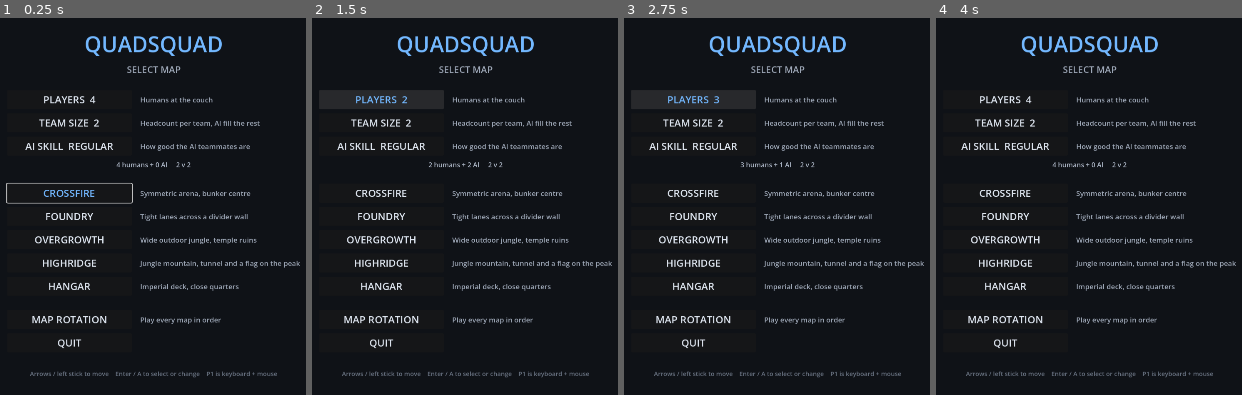
Above: before the commit, frames 1-4 (left to right).
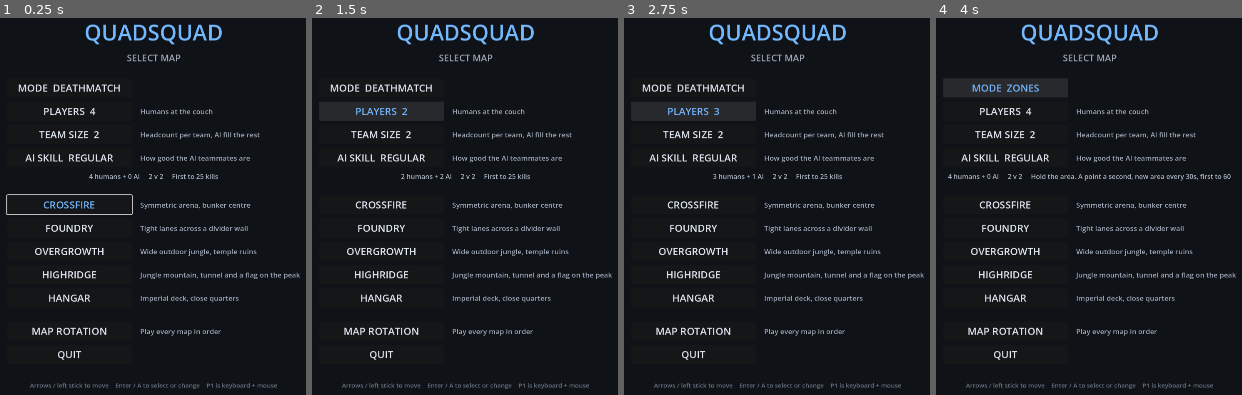
Above: after the commit, the same moments.

Repository: jstucor/quadsquad
Game: Godot game, scene res://scenes/menu.tscn
The game is run twice, just before and just after one commit, with the same random seed, the same clock (stepped at 60 frames per second) and the same inputs.
Inputs (mouse positions are in pixels of both pictures, inside the frame that each line leads up to):
- Up to frame 1 (0.25 s): no input
- Up to frame 2 (1.5 s): click "PLAYERS 4" at 0.5 s; click "PLAYERS 1" at 1.25 s
- Up to frame 3 (2.75 s): click "PLAYERS 2" at 2 s
- Up to frame 4 (4 s): click "PLAYERS 3" at 2.75 s; click (1006, 89) at 3.5 s, where only the run after the commit has a clickable "MODE DEATHMATCH"

The runs differ from the first frame. In frame 1, 13% of the frame differs, in the area x 1-99%, y 1-99%; in frame 2, 13%; in frame 3, 13%; in frame 4, 14%, in the area x 2-99%, y 1-99%.

Commit message:
Add the ZONES game mode
A marked area somewhere on the map pays the team with the most bodies inside it
one point per second. It relocates every 30s, and the first team to 60 seconds
of control wins. Picked on the menu alongside deathmatch, which keeps scoring
on kills; both funnel through GameState._award with a per-mode score limit, so
a kill in ZONES is a means to an end rather than the end itself.

A tie inside — including an empty area — pays nobody, so ground only earns
while a team actually holds it. Everything in GameState.combatants counts, so
bought squads, team AI and placed turrets all help hold it, and the AI now push
for the active area instead of the map centre.

Placement works on every map: candidate points come from the arena's own
extents where it has them and from the spread of the spawn markers where it
doesn't (the hand-authored hangar), with the ground found by raycast so the
area sits on terrain and decking alike, at least 18 m from where it just was.

That raycast is why the whole thing ticks on the physics frame rather than
_ready: during _ready the level's colliders are not in the physics world yet,
so the first area silently landed on the (0,0,0) fallback every match.

Measured: one player alone in the area scores 4 in 4 seconds, a 1v1 inside
scores nothing for either side, relocation lands 65 m away, and the match ends
at 60 with match_over set.

Co-Authored-By: Claude Opus 4.8 <noreply@anthropic.com>

Diff:
--- /dev/null
+++ b/godot/scenes/fx/zone.tscn
@@ -0,0 +1,6 @@
+[gd_scene load_steps=2 format=3]
+
+[ext_resource type="Script" path="res://scripts/zone.gd" id="1_zone"]
+
+[node name="Zone" type="Node3D"]
+script = ExtResource("1_zone")
--- a/godot/scripts/bot.gd
+++ b/godot/scripts/bot.gd
@@ -282,11 +282,18 @@
 	_roam_left -= delta
 	if _roam_left <= 0.0:
 		_roam_left = ROAM_REPICK
-		# Somewhere around the middle, so a squad spreads out instead of all
-		# walking the same line.
+		# Head for the capture area when the mode has one, otherwise the middle
+		# of the map. Spread around it, so a squad holds ground instead of all
+		# standing on the same spot.
+		var focus := GameState.zone_point if GameState.zone_active else Vector3.ZERO
+		var spread := ROAM_SPREAD * (0.35 if GameState.zone_active else 1.0)
 		var angle := randf() * TAU
-		var reach := sqrt(randf()) * ROAM_SPREAD
-		_roam_target = Vector3(cos(angle) * reach, 0.0, sin(angle) * reach)
+		var reach := sqrt(randf()) * spread
+		_roam_target = focus + Vector3(cos(angle) * reach, 0.0, sin(angle) * reach)
+	# A zone that moved mid-wander should pull the squad straight away.
+	if GameState.zone_active and Vector2(_roam_target.x - GameState.zone_point.x,
+			_roam_target.z - GameState.zone_point.z).length() > ROAM_SPREAD:
+		_roam_left = 0.0
 	return _roam_target
 
 
--- a/godot/scripts/game_state.gd
+++ b/godot/scripts/game_state.gd
@@ -11,10 +11,21 @@
 ## and nobody can move or shoot until `match_live` is true.
 signal match_countdown(seconds: int)
 signal match_began()
+signal zone_moved(point: Vector3)     # the capture area relocated
+signal zone_state(holder: int, contested: bool, seconds_left: int)
 
 enum Team { REPUBLIC, CIS }
-
-const SCORE_LIMIT := 25  # frags for a team to win
+## DEATHMATCH scores on kills; ZONES scores a point per second for whichever
+## team has the most bodies inside the roaming capture area.
+enum Mode { DEATHMATCH, ZONES }
+const MODE_NAMES := {Mode.DEATHMATCH: "DEATHMATCH", Mode.ZONES: "ZONES"}
+const MODE_BLURBS := {
+	Mode.DEATHMATCH: "First to %d kills",
+	Mode.ZONES: "Hold the area. A point a second, new area every %ds, first to %d",
+}
+
+# What each mode plays to: kills, or seconds of control.
+const SCORE_LIMITS := {Mode.DEATHMATCH: 25, Mode.ZONES: 60}
 
 # A respawn must never land on a living body: two overlapping capsules push each
 # other apart every physics frame and ride that ejection out of the map, which
@@ -59,6 +70,12 @@
 ## for whoever loads fastest.
 var match_live := false
 
+var mode := Mode.DEATHMATCH
+## Where the capture area currently is, and whether there is one at all. Bots
+## read these to decide where to push in ZONES.
+var zone_point := Vector3.ZERO
+var zone_active := false
+
 var human_players := 4
 var team_size := 2
 var ai_skill := 1
@@ -102,10 +119,15 @@
 	_register_kb_actions()
 
 
+func score_limit() -> int:
+	return SCORE_LIMITS[mode]
+
+
 func reset_match() -> void:
 	scores = {Team.REPUBLIC: 0, Team.CIS: 0}
 	match_over = false
 	match_live = false
+	zone_active = false
 	_spawns.clear()
 	combatants.clear()
 
@@ -182,13 +204,25 @@
 	return best
 
 
-## Credit a kill to the attacker's team; ends the match at SCORE_LIMIT.
+## Credit a kill. Only DEATHMATCH scores for it — in ZONES a kill is a means to
+## an end, not the end itself.
 func add_frag(team: int) -> void:
+	if mode == Mode.DEATHMATCH:
+		_award(team)
+
+
+## A second of holding the capture area.
+func add_zone_tick(team: int) -> void:
+	if mode == Mode.ZONES:
+		_award(team)
+
+
+func _award(team: int) -> void:
 	if match_over:
 		return
 	scores[team] += 1
 	score_changed.emit(team, scores[team])
-	if scores[team] >= SCORE_LIMIT:
+	if scores[team] >= score_limit():
 		match_over = true
 		match_won.emit(team)
 
--- a/godot/scripts/main.gd
+++ b/godot/scripts/main.gd
@@ -8,6 +8,7 @@
 
 const PLAYER_SCENE := preload("res://scenes/actors/player.tscn")
 const BOT_SCENE := preload("res://scenes/actors/bot.tscn")
+const ZONE_SCENE := preload("res://scenes/fx/zone.tscn")
 const MENU_SCENE := "res://scenes/menu.tscn"
 const AI_RESPAWN_DELAY := 4.0  # team AI come back, unlike a player's bought squad
 const MATCH_START_COUNTDOWN := 3  # seconds of GET READY once everyone has deployed
@@ -39,6 +40,7 @@
 var _score_labels: Array[Label] = []
 var _victory_banners: Array[Label] = []
 var _countdown_labels: Array[Label] = []
+var _zone_labels: Array[Label] = []
 var _deployed := {}          # players who have finished their loadout at least once
 var _countdown_running := false
 
@@ -86,7 +88,13 @@
 		player.begin_deploy()  # after the HUD exists, so it sees the select screen
 
 	_fill_teams_with_ai()
+	if GameState.mode == GameState.Mode.ZONES:
+		var zone := ZONE_SCENE.instantiate()
+		zone.setup(level)
+		level.add_child(zone)  # placed after the map, so its ground rays hit
 	GameState.match_countdown.connect(_show_countdown)
+	GameState.zone_state.connect(_refresh_zone)
+	GameState.zone_moved.connect(_announce_zone_move)
 	GameState.score_changed.connect(_refresh_scores)
 	GameState.match_won.connect(_show_victory)
 	GameState.match_won.connect(_on_match_won)
@@ -186,6 +194,8 @@
 	hud.add_child(_build_buy_screen(player, color))
 	_add_victory_banner(hud)
 	_add_countdown(hud)
+	if GameState.mode == GameState.Mode.ZONES:
+		_add_zone_readout(hud)
 	return hud
 
 
@@ -332,6 +342,35 @@
 func _hide_countdown() -> void:
 	for label in _countdown_labels:
 		label.visible = false
+
+
+## Who holds the capture area and how long until it moves. One connection to
+## the autoload, fanned out to every viewport (see _add_scoreboard).
+func _add_zone_readout(hud: Control) -> void:
+	var label := _full_rect_label("", 17, Color(0.9, 0.92, 0.96))
+	label.offset_top = 34.0
+	hud.add_child(label)
+	_zone_labels.append(label)
+
+
+func _refresh_zone(holder: int, contested: bool, seconds_left: int) -> void:
+	var state := "ZONE NEUTRAL"
+	var tint := Color(0.85, 0.87, 0.92)
+	if contested:
+		state = "ZONE CONTESTED"
+		tint = Color(1.0, 0.95, 0.6)
+	elif holder != -1:
+		state = "%s HOLDS THE ZONE" % GameState.TEAM_NAMES[holder]
+		tint = GameState.TEAM_COLORS[holder]
+	for label in _zone_labels:
+		label.text = "%s     moves in %ds" % [state, seconds_left]
+		label.add_theme_color_override("font_color", tint)
+
+
+func _announce_zone_move(_point: Vector3) -> void:
+	for label in _zone_labels:
+		label.text = "NEW ZONE"
+		label.add_theme_color_override("font_color", Color(1.0, 0.85, 0.4))
 
 
 ## Hidden until a team wins, then shown in every viewport by _show_victory.
--- a/godot/scripts/menu.gd
+++ b/godot/scripts/menu.gd
@@ -73,19 +73,24 @@
 func _build_setup_rows(column: VBoxContainer) -> void:
 	var summary := _label("", 16, Color(0.68, 0.72, 0.78))
 
+	var mode_button := _row(column, "", "")
 	var players_button := _row(column, "", "Humans at the couch")
 	var size_button := _row(column, "", "Headcount per team, AI fill the rest")
 	var skill_button := _row(column, "", "How good the AI teammates are")
 
 	var refresh := func() -> void:
+		mode_button.text = "MODE  %s" % GameState.MODE_NAMES[GameState.mode]
 		players_button.text = "PLAYERS  %d" % GameState.human_players
 		size_button.text = "TEAM SIZE  %d" % GameState.team_size
 		skill_button.text = "AI SKILL  %s" % Loadout.SQUAD_SKILLS[GameState.ai_skill]["name"]
 		var ai_total: int = GameState.ai_needed(GameState.Team.REPUBLIC) \
 			+ GameState.ai_needed(GameState.Team.CIS)
-		summary.text = "%d human%s + %d AI     %d v %d" % [
+		summary.text = "%d human%s + %d AI     %d v %d     %s" % [
 			GameState.human_players, "" if GameState.human_players == 1 else "s",
-			ai_total, GameState.team_size, GameState.team_size]
+			ai_total, GameState.team_size, GameState.team_size,
+			GameState.MODE_BLURBS[GameState.mode] % (
+				[GameState.score_limit()] if GameState.mode == GameState.Mode.DEATHMATCH
+				else [30, GameState.score_limit()])]
 
 	players_button.pressed.connect(func() -> void:
 		GameState.human_players = wrapi(GameState.human_players + 1,
@@ -98,6 +103,9 @@
 		var floor_size: int = maxi(GameState.humans_on_team(GameState.Team.REPUBLIC), 1)
 		GameState.team_size = wrapi(GameState.team_size + 1,
 			floor_size, GameState.MAX_TEAM_SIZE + 1)
+		refresh.call())
+	mode_button.pressed.connect(func() -> void:
+		GameState.mode = wrapi(GameState.mode + 1, 0, GameState.MODE_NAMES.size())
 		refresh.call())
 	skill_button.pressed.connect(func() -> void:
 		GameState.ai_skill = wrapi(GameState.ai_skill + 1, 0, Loadout.SQUAD_SKILLS.size())
--- /dev/null
+++ b/godot/scripts/zone.gd
@@ -0,0 +1,197 @@
+extends Node3D
+## The capture area for the ZONES mode: a marked circle somewhere on the map.
+## Every second, whichever team has more bodies standing in it takes a point,
+## and every RELOCATE_EVERY seconds it picks a new spot. First team to
+## GameState.score_limit() seconds of control wins.
+##
+## "Bodies" means combatants, so bought squads, team AI and placed turrets all
+## count toward holding it — a lone player with three squadmates really can take
+## an area off two opponents.
+##
+## Placement works on every map, including the hand-authored hangar: candidate
+## points come from the arena's own extents when it has them and from the spread
+## of the spawn markers when it doesn't, and the ground height is found by
+## raycasting down, so it sits on terrain and hangar decking alike.
+
+const RADIUS := 7.5
+const RELOCATE_EVERY := 30.0
+const TICK := 1.0
+const HEIGHT := 9.0        # a tall column, so a hill or a crate doesn't drop you out
+const MIN_MOVE := 18.0     # a new area has to be a real walk from the old one
+const EDGE_INSET := 10.0   # keep the area off the boundary walls
+
+var _level: Node3D
+var _tick_left := TICK
+var _move_left := RELOCATE_EVERY
+var _placed := false
+var _holder := -1
+var _contested := false
+var _ring: MeshInstance3D
+var _column: MeshInstance3D
+
+
+func setup(level: Node3D) -> void:
+	_level = level
+
+
+func _ready() -> void:
+	_build_marker()
+
+
+## Everything runs on the physics tick because placement depends on a raycast:
+## during _ready the level's colliders are not in the physics world yet, so the
+## ground ray finds nothing and every area lands on the fallback spot.
+func _physics_process(delta: float) -> void:
+	if not _placed:
+		_placed = true
+		_relocate()
+	if not GameState.match_live or GameState.match_over:
+		return
+	_move_left -= delta
+	if _move_left <= 0.0:
+		_relocate()
+	_tick_left -= delta
+	if _tick_left <= 0.0:
+		_tick_left += TICK
+		_score_tick()
+
+
+## Count who's inside and award the second. A tie (including nobody there) pays
+## nobody, so an area only earns while a team actually holds it.
+func _score_tick() -> void:
+	var inside := {GameState.Team.REPUBLIC: 0, GameState.Team.CIS: 0}
+	for c in GameState.combatants:
+		if not is_instance_valid(c) or not c.is_alive():
+			continue
+		if _contains(c.global_position):
+			inside[c.team] += 1
+	var republic: int = inside[GameState.Team.REPUBLIC]
+	var cis: int = inside[GameState.Team.CIS]
+	_contested = republic > 0 and cis > 0
+	if republic > cis:
+		_holder = GameState.Team.REPUBLIC
+		GameState.add_zone_tick(GameState.Team.REPUBLIC)
+	elif cis > republic:
+		_holder = GameState.Team.CIS
+		GameState.add_zone_tick(GameState.Team.CIS)
+	else:
+		_holder = -1
+	_paint()
+	GameState.zone_state.emit(_holder, _contested, ceili(_move_left))
+
+
+func _contains(point: Vector3) -> bool:
+	var flat := Vector2(point.x - global_position.x, point.z - global_position.z)
+	return flat.length() <= RADIUS \
+		and absf(point.y - global_position.y) <= HEIGHT
+
+
+func _relocate() -> void:
+	_move_left = RELOCATE_EVERY
+	var spot := _pick_spot()
+	global_position = spot
+	_holder = -1
+	_contested = false
+	_paint()
+	GameState.zone_point = spot
+	GameState.zone_active = true
+	GameState.zone_moved.emit(spot)
+
+
+## A random point that is actually standable, a fair walk from where the area
+## just was. Falls back to the map centre if the map is too small to satisfy it.
+func _pick_spot() -> Vector3:
+	var bounds := _bounds()
+	for attempt in 40:
+		var x := randf_range(-bounds.x, bounds.x)
+		var z := randf_range(-bounds.y, bounds.y)
+		var ground: Variant = _ground_at(x, z)
+		if ground == null:
+			continue
+		var candidate: Vector3 = ground
+		if GameState.zone_active and Vector2(candidate.x - global_position.x,
+				candidate.z - global_position.z).length() < MIN_MOVE:
+			continue
+		return candidate
+	var centre: Variant = _ground_at(0.0, 0.0)
+	return centre if centre != null else Vector3.ZERO
+
+
+## Straight down from high up: whatever floor, deck or hillside is there.
+## Vector3 where there's ground, null where the ray finds nothing.
+func _ground_at(x: float, z: float) -> Variant:
+	var from := Vector3(x, 80.0, z)
+	var query := PhysicsRayQueryParameters3D.create(from, from + Vector3.DOWN * 140.0)
+	query.collision_mask = 1  # world geometry
+	var hit := get_world_3d().direct_space_state.intersect_ray(query)
+	if hit.is_empty():
+		return null
+	return hit["position"] as Vector3
+
+
+## Half-extents to sample within: the arena's own size when it has one, or the
+## spread of the spawn markers for hand-authored maps like the hangar.
+func _bounds() -> Vector2:
+	if _level != null and "size" in _level and "depth" in _level:
+		var half := Vector2(_level.size, _level.depth) * 0.5
+		return (half - Vector2.ONE * EDGE_INSET).maxf(6.0)
+	var spread := Vector2(12.0, 12.0)
+	for team in [GameState.Team.REPUBLIC, GameState.Team.CIS]:
+		var index := 0
+		while true:
+			var marker := GameState.get_spawn_point(team, index)
+			if marker == null or index > 8:
+				break
+			spread.x = maxf(spread.x, absf(marker.global_position.x))
+			spread.y = maxf(spread.y, absf(marker.global_position.z))
+			index += 1
+	return (spread - Vector2.ONE * 4.0).maxf(6.0)
+
+
+func _build_marker() -> void:
+	# A translucent column you can see across the map, plus a ring on the deck
+	# so you can tell exactly where the edge is when you're standing in it.
+	_column = MeshInstance3D.new()
+	var cyl := CylinderMesh.new()
+	cyl.top_radius = RADIUS
+	cyl.bottom_radius = RADIUS
+	cyl.height = 6.0
+	cyl.radial_segments = 20
+	cyl.rings = 1
+	_column.mesh = cyl
+	_column.position.y = 3.0
+	_column.cast_shadow = GeometryInstance3D.SHADOW_CASTING_SETTING_OFF
+	add_child(_column)
+
+	_ring = MeshInstance3D.new()
+	var torus := TorusMesh.new()
+	torus.inner_radius = RADIUS - 0.35
+	torus.outer_radius = RADIUS
+	torus.rings = 28
+	torus.ring_segments = 5
+	_ring.mesh = torus
+	_ring.position.y = 0.12
+	_ring.cast_shadow = GeometryInstance3D.SHADOW_CASTING_SETTING_OFF
+	add_child(_ring)
+	_paint()
+
+
+## Neutral while nobody holds it, the holder's colour while they do, and white
+## while both teams are standing in it.
+func _paint() -> void:
+	var tint := Color(0.85, 0.85, 0.9)
+	if _contested:
+		tint = Color(1.0, 0.95, 0.6)
+	elif _holder != -1:
+		tint = GameState.TEAM_COLORS[_holder]
+	_column.material_override = _marker_material(Color(tint, 0.13))
+	_ring.material_override = _marker_material(Color(tint, 0.75))
+
+
+func _marker_material(tint: Color) -> StandardMaterial3D:
+	var mat := StandardMaterial3D.new()
+	mat.shading_mode = BaseMaterial3D.SHADING_MODE_UNSHADED
+	mat.transparency = BaseMaterial3D.TRANSPARENCY_ALPHA
+	mat.albedo_color = tint
+	mat.cull_mode = BaseMaterial3D.CULL_DISABLED  # visible from inside the column
+	return mat
Not shown, added: godot/scripts/zone.gd.uid
Not shown, changed: CLAUDE.md
Not shown, changed: README.md
